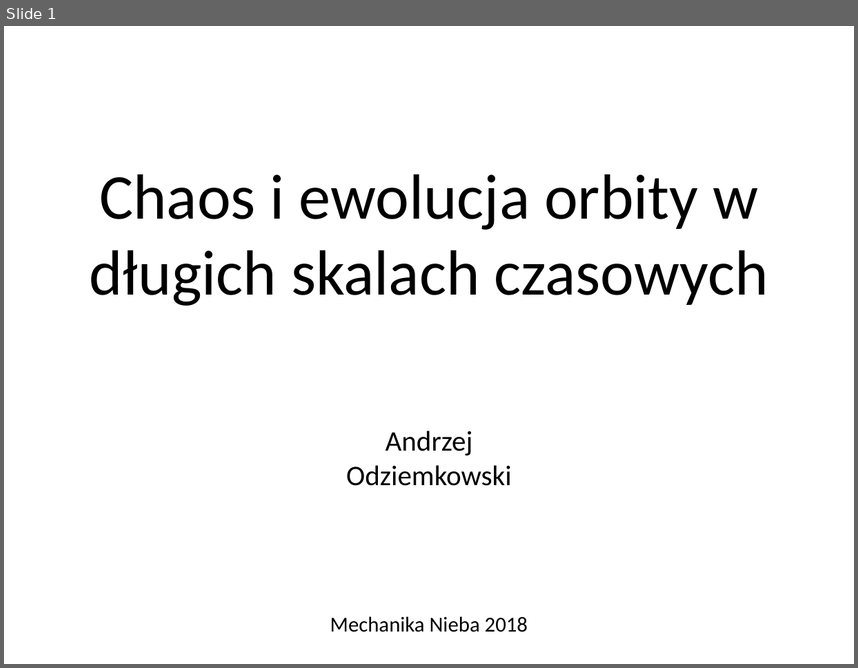
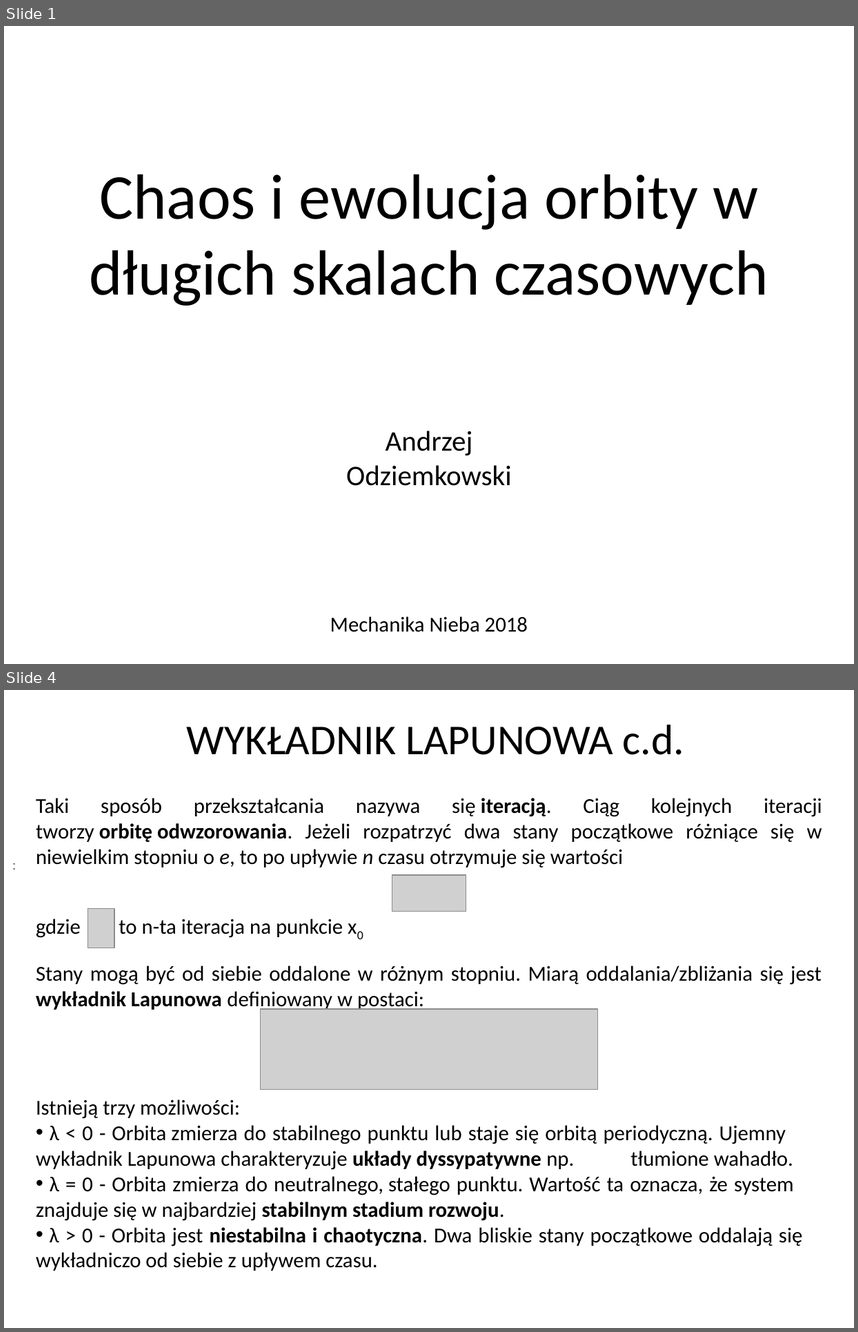
Before and after one commit to odziemkowski/Mechanika_nieba, a slide deck: Chaos i ewolucja orbity w długich skalach czasowych.pptx. Shown one above the other, each under a label of ours: slide 1 before the commit, slides 1 and 4 after it; the slides between them are not shown. The pictures are 858x668 and 858x1332 pixels, drawn with LibreOffice and Linux fonts; fonts in the diff are those of the drawing; grey boxes stand for pictures. Boxes give left, top, right and bottom in pixels: in the first picture for what was removed or moved away, otherwise in the second. Text is boxed around its words. In the diff, an @@ line names an element or a change of style, - is before the commit and + after.

```diff
--- a/Chaos i ewolucja orbity w długich skalach czasowych.pptx
+++ b/Chaos i ewolucja orbity w długich skalach czasowych.pptx
@@ slide 4 added at [4,690,854,1328], background #FFFFFF @@
@@ text added at [187,724,684,755], 36 pt, text #000000 @@
+WYKŁADNIK LAPUNOWA c.d.
@@ text added at [36,798,822,868], 18 pt, text #000000 @@
+Taki sposób przekształcania nazywa się iteracją. Ciąg kolejnych iteracji tworzy orbitę odwzorowania. Jeżeli rozpatrzyć dwa stany początkowe różniące się w niewielkim stopniu o e, to po upływie n czasu otrzymuje się wartości
@@ text added at [4,854,854,876], 10 pt, text #222222 @@
+:
@@ picture added at [392,876,466,912] @@
@@ picture added at [87,909,114,947] @@
@@ text added at [36,918,343,938], 18 pt, text #000000 @@
+gdzie to n-ta iteracja na punkcie x0
@@ text added at [36,965,822,1012], 18 pt, text #000000 @@
+Stany mogą być od siebie oddalone w różnym stopniu. Miarą oddalania/zbliżania się jest wykładnik Lapunowa definiowany w postaci:
@@ picture added at [261,1009,598,1089] @@
@@ text added at [36,1099,802,1270], 18 pt, text #000000 @@
+Istnieją trzy możliwości:
+• λ < 0 - Orbita zmierza do stabilnego punktu lub staje się orbitą periodyczną. Ujemny wykładnik Lapunowa charakteryzuje układy dyssypatywne np. tłumione wahadło.
+• λ = 0 - Orbita zmierza do neutralnego, stałego punktu. Wartość ta oznacza, że system znajduje się w najbardziej stabilnym stadium rozwoju.
+• λ > 0 - Orbita jest niestabilna i chaotyczna. Dwa bliskie stany początkowe oddalają się wykładniczo od siebie z upływem czasu.
```
Also in this commit, not shown: 12 other slides added.
